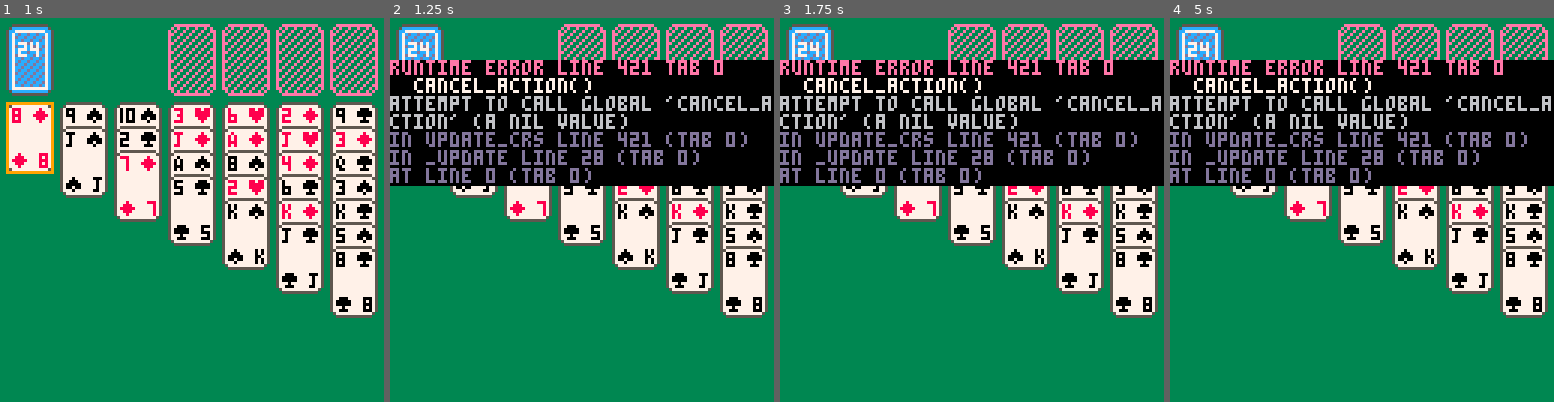
Above: before the commit, frames 1-4 (left to right).
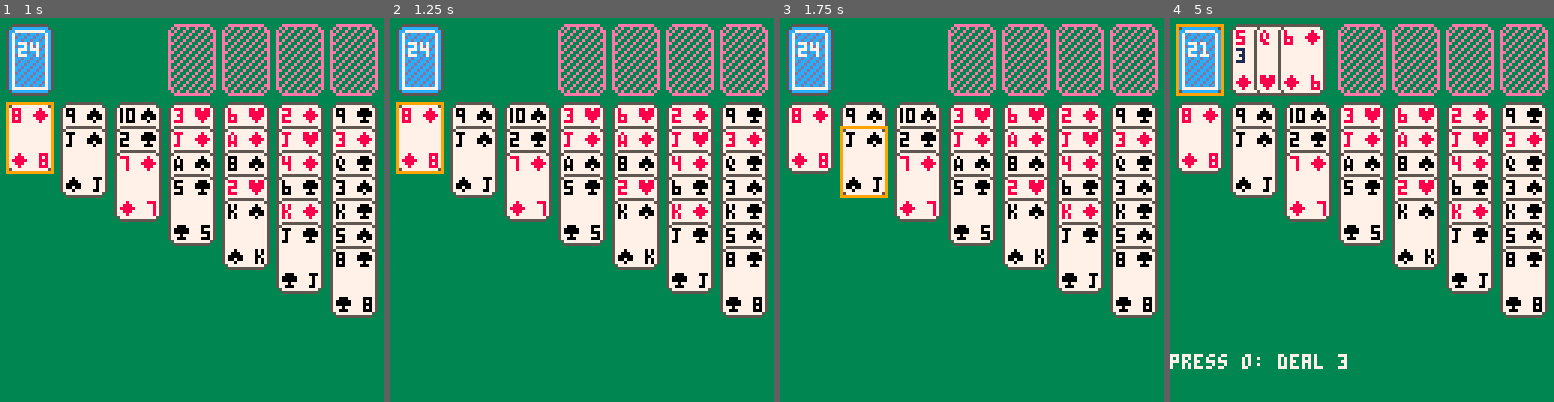
Above: after the commit, the same moments.

Repository: marcus-grant/pico8-kabafuda
Game: PICO-8 cartridge kabafuda.p8
Same seed, same stepped clock (60 frames per second), same inputs: the game is played once before the commit and once after it.
Inputs:
- Up to frame 1 (1 s): tap X (X key) at 0.33 s; tap O (Z key) at 0.7 s
- Up to frame 2 (1.25 s): tap X (X key) at 1.07 s
- Up to frame 3 (1.75 s): hold Right from 1.6 s (still down); tap O (Z key) at 1.7 s
- Up to frame 4 (5 s): tap X (X key) at 1.85, 2.97, 4.08 s; release Right at 2.1 s; tap O (Z key) every 0.4 s from 2.1 to 4.9 s; hold Up 2.15-2.42 s; hold Right 2.47-3.03 s; hold Left 3.08-3.58 s; hold Down 3.63-3.97 s; hold Right 4.02-4.68 s; hold Up from 4.73 s (still down)

Frame 1 is identical in both runs. In frame 2, 31% of the frame differs, in the area x 0-100%, y 10-44%; in frame 3, 32%; in frame 4, 34%, in the area x 0-100%, y 1-92%.
Error before the commit: runtime error line 421 tab 0; cancel_action(); attempt to call global 'cancel_action' (a nil value)

Commit message:
Ft: Stock dealing and empty slot detection
- Add deal_sto() to deal 3 cards from stock to waste
- Add can_grab_sto() for single card in stock
- Add can_place_sto() for empty stock slot
- Add mv_cards() helper for card movement
- Add debug messages showing stock actions
- Update button handler for stock-specific logic

Diff:
--- a/kabafuda.p8
+++ b/kabafuda.p8
@@ -88,6 +88,20 @@
  -- draw cursor
  draw_crs()
 
+ -- debug stock actions
+ if crs.area == "top" and
+    crs.top_pos == 0 then
+  local msg = ""
+  if #sts.sto > 1 then
+   msg = "press o: deal 3"
+  elseif #sts.sto == 1 then
+   msg = "press o: grab 1"
+  else
+   msg = "press o: place here"
+  end
+  print(msg, 0, 112, 7)
+ end
+
 end
 
 -->8
@@ -250,6 +264,42 @@
   return card.s == top.s and
          card.r == top.r + 1
  end
+end
+
+function mv_cards(from,to,cnt)
+ --move cnt cards from->to
+ --maintains order (top to top)
+ cnt = cnt or 1
+ local start = #from - cnt + 1
+ for i=start,#from do
+  if from[i] then
+   add(to, from[i])
+  end
+ end
+ --remove from source
+ for i=1,cnt do
+  del(from, from[#from])
+ end
+end
+
+function deal_sto()
+ --deal 3 cards from stock to waste
+ local to_deal = min(3, #sts.sto)
+ if to_deal > 0 then
+  mv_cards(sts.sto, sts.waste, to_deal)
+ end
+end
+
+function can_grab_sto()
+ --can we grab from stock position?
+ --only when 1 card (empty slot mode)
+ return #sts.sto == 1
+end
+
+function can_place_sto()
+ --can place on stock position?
+ --only when empty and 1 card held
+ return #sts.sto == 0 and #held == 1
 end
 -->8
 -- tab2: draw
@@ -415,13 +465,19 @@
 
  -- handle grab/place buttons
  if btnp(4) then -- O button
-  if #held == 0 then
-   grab_cards()
-  else
-   place_cards()
+  -- special case: stock dealing
+  if crs.area == "top" and
+     crs.top_pos == 0 then
+   if #sts.sto > 1 then
+    deal_sto()
+   elseif #sts.sto == 1 then
+    printh("would grab single card from stock")
+   else
+    printh("would place card on empty stock")
+   end
   end
  elseif btnp(5) then -- X button
-  cancel_action()
+  -- stub for now
  end
 end
 
